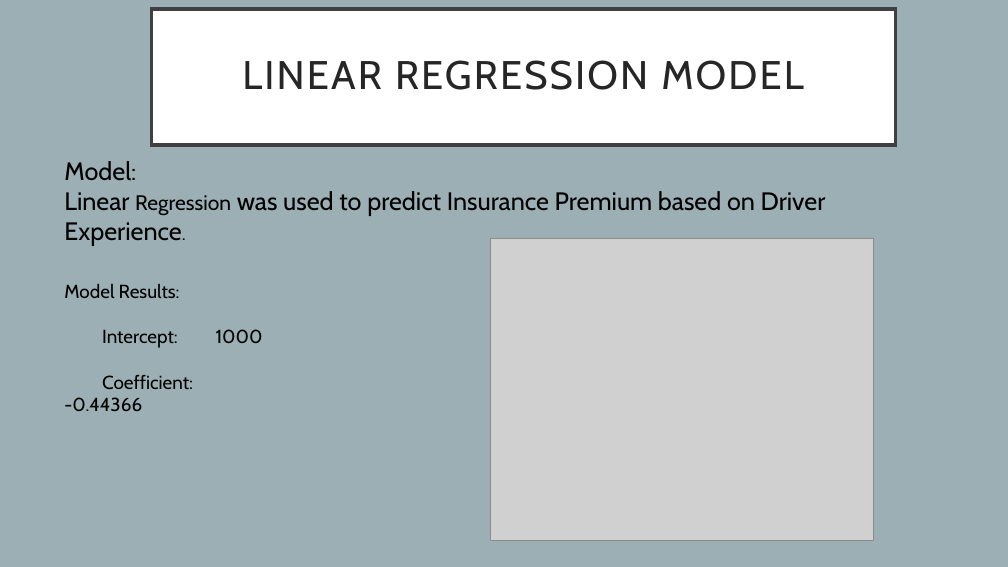
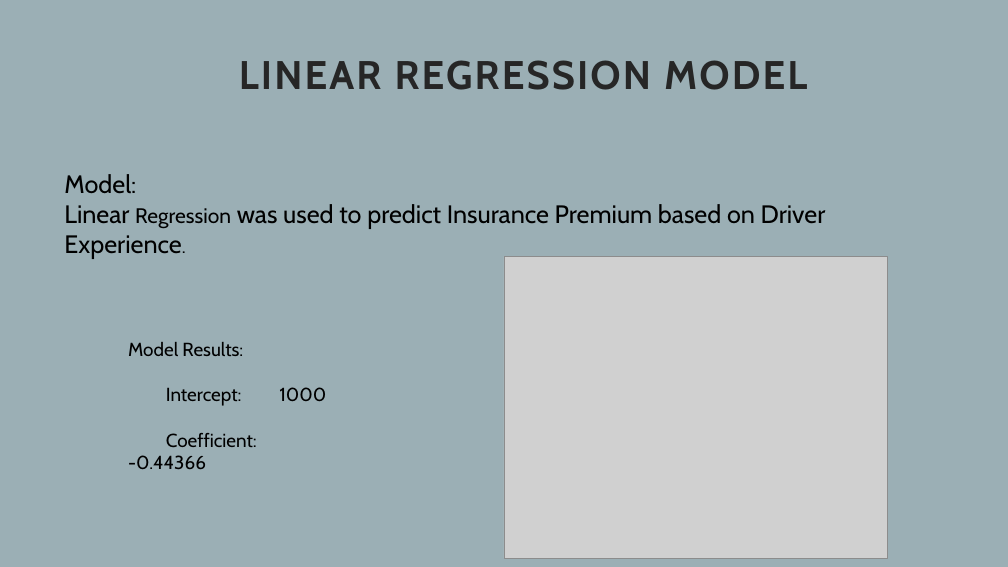
Before and after one commit to Yan1702/IOD17Feb, a slide deck: slide 9 of MiniProject1/MiniProject1_Presentation.pptx. Drawn at 1008x567 pixels with LibreOffice and Linux fonts; fonts in the diff are those of the drawing; grey boxes stand for pictures. Boxes give left, top, right and bottom in pixels: in the first picture for what was removed or moved away, otherwise in the second. Text is boxed around its words. In the diff, an @@ line names an element or a change of style, - is before the commit and + after.

```diff
--- a/MiniProject1/MiniProject1_Presentation.pptx
+++ b/MiniProject1/MiniProject1_Presentation.pptx
@@ title "LINEAR REGRESSION MODEL": place and size @@
-title "LINEAR REGRESSION MODEL" at (152,9,895,145)
+title "LINEAR REGRESSION MODEL" at (239,60,807,90)
@@ title "LINEAR REGRESSION MODEL" at (239,60,807,90): bold on; fill #FFFFFF to none; outline #404040 3 pt to none @@
@@ text "Model:": place and size @@
-text "Model:" at (64,161,826,216)
+text "Model:" at (64,174,826,229)
@@ picture: place and size @@
-picture at (490,239,873,541)
+picture at (504,256,888,558)
@@ text "Model Results:": place and size @@
-text "Model Results:" at (64,284,193,412)
+text "Model Results:" at (128,342,257,470)
```
Also in this commit, not shown: 11 other slides changed.
